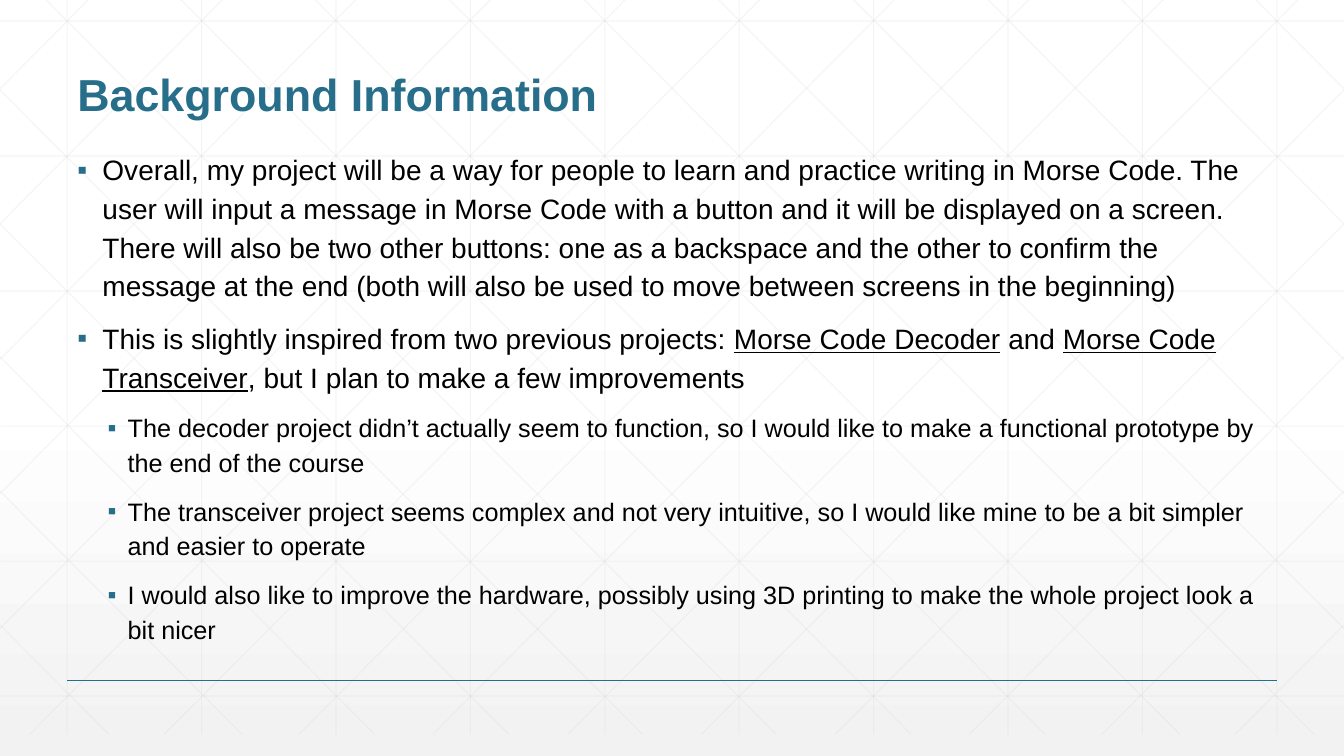
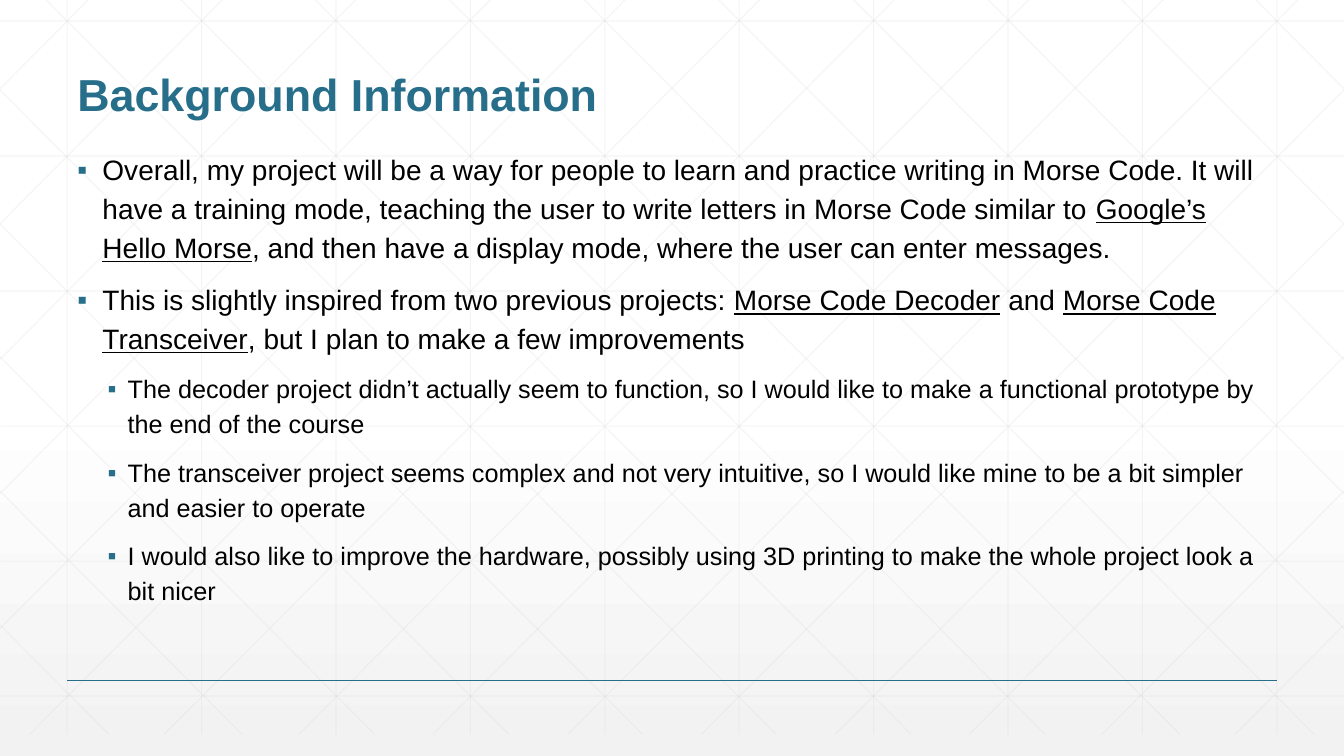
Before and after one commit to ashyel5/EDES301, a slide deck: slide 2 of project_01/docs/Yellen_EDES301_project_01_proposal.pptx. Drawn at 1344x756 pixels with LibreOffice and Linux fonts; fonts in the diff are those of the drawing. Boxes give left, top, right and bottom in pixels: in the first picture for what was removed or moved away, otherwise in the second. Text is boxed around its words. In the diff, an @@ line names an element or a change of style, - is before the commit and + after.

```diff
--- a/project_01/docs/Yellen_EDES301_project_01_proposal.pptx
+++ b/project_01/docs/Yellen_EDES301_project_01_proposal.pptx
@@ text at (x1=102, y1=159, x2=1253, y2=263): text changed @@
-▪ Overall, my project will be a way for people to learn and practice writing in Morse Code. The user will input a message in Morse Code with a button and it will be displayed on a screen. There will also be two other buttons: one as a backspace and the other to confirm the message at the end (both will also be used to move between screens in the beginning)
+▪ Overall, my project will be a way for people to learn and practice writing in Morse Code. It will have a training mode, teaching the user to write letters in Morse Code similar to Google’s Hello Morse, and then have a display mode, where the user can enter messages.
```
Also in this commit, not shown: 4 other slides changed, 1 slide added, 1 slide removed.
